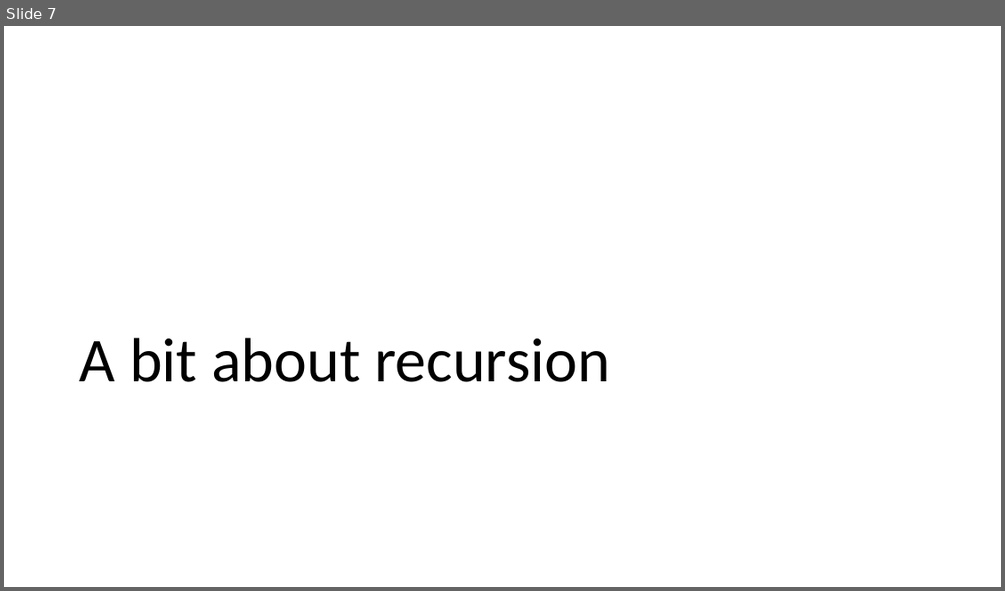
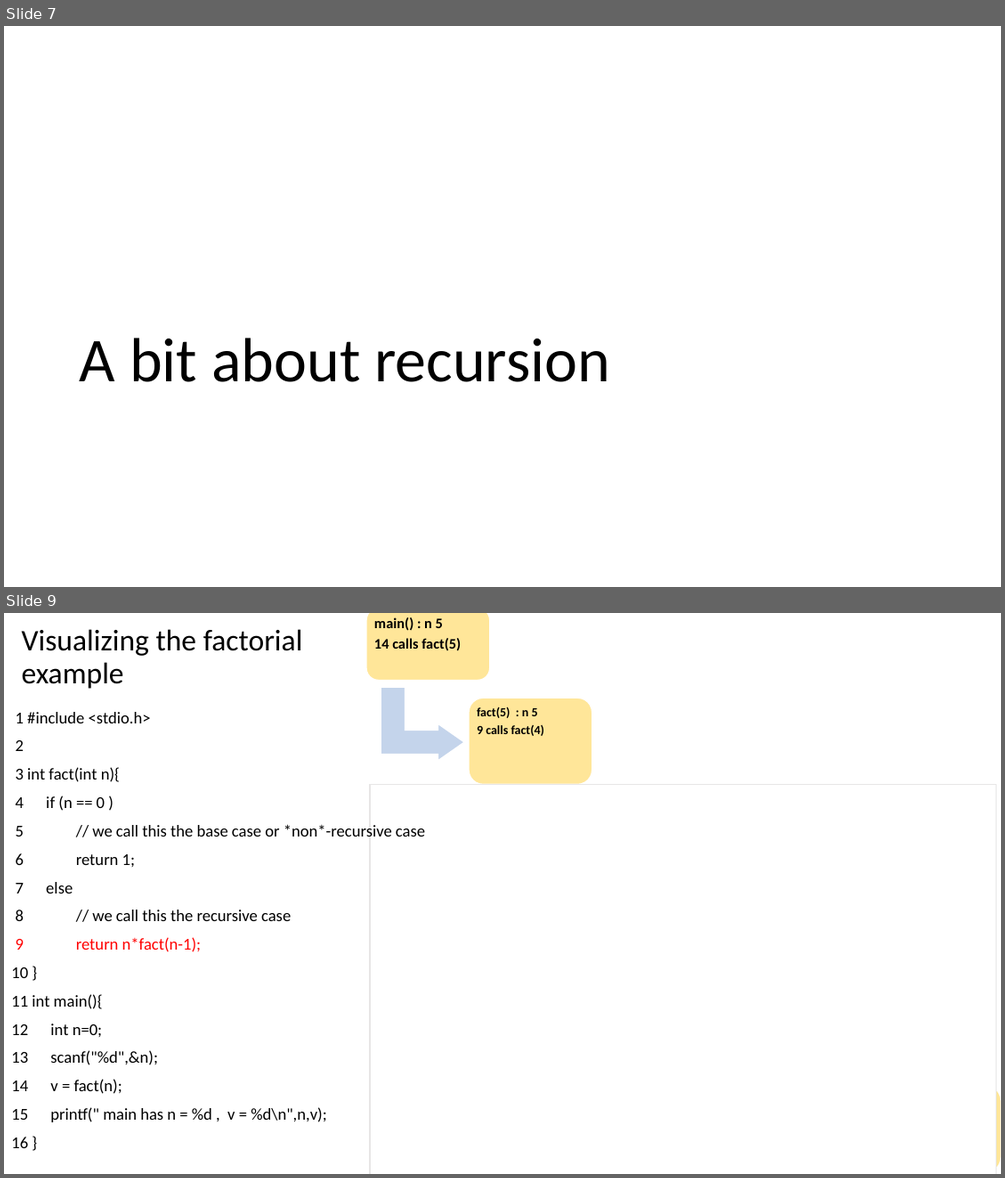
Before and after one commit to rbadrinath/FCP, a slide deck: CLASS/Function-call.pptx. Shown one above the other, each under a label of ours: slide 7 before the commit, slides 7 and 9 after it; the slides between them are not shown. The pictures are 1005x591 and 1005x1178 pixels, drawn with LibreOffice and Linux fonts; fonts in the diff are those of the drawing. Boxes give left, top, right and bottom in pixels: in the first picture for what was removed or moved away, otherwise in the second. Text is boxed around its words. In the diff, an @@ line names an element or a change of style, - is before the commit and + after.

```diff
--- a/CLASS/Function-call.pptx
+++ b/CLASS/Function-call.pptx
@@ slide 9 added at (4,613,1001,1174), background #FFFFFF @@
@@ title added at (22,629,303,689), 28.8 pt, text #000000 @@
+Visualizing the factorial
+example
@@ text added at (11,712,425,1148), 16 pt, text #000000 @@
+1 #include <stdio.h>
+2
+3 int fact(int n){
+4 if (n == 0 )
+5 // we call this the base case or *non*-recursive case
+6 return 1;
+7 else
+8 // we call this the recursive case
+9 return n*fact(n-1);
+10 }
+11 int main(){
+12 int n=0;
+13 scanf("%d",&n);
+14 v = fact(n);
+15 printf(" main has n = %d , v = %d\n",n,v);
+16 }
@@ rectangle added at (370,785,996,1174), fill #FFFFFF, outline #E7E6E6 1 pt @@
@@ group added at (367,613,1001,1172): 3 rounded rectangles, 2 bent up arrows, 2 texts @@
+main() : n 5
+14 calls fact(5)
+fact(5) : n 5
+9 calls fact(4)
```
Also in this commit, not shown: 1 slide changed, 12 other slides added.
